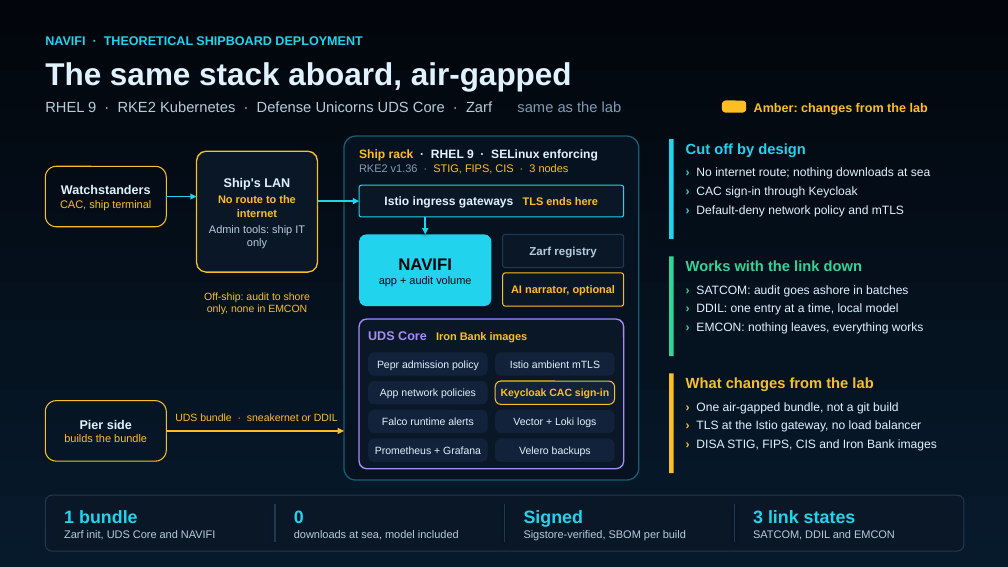
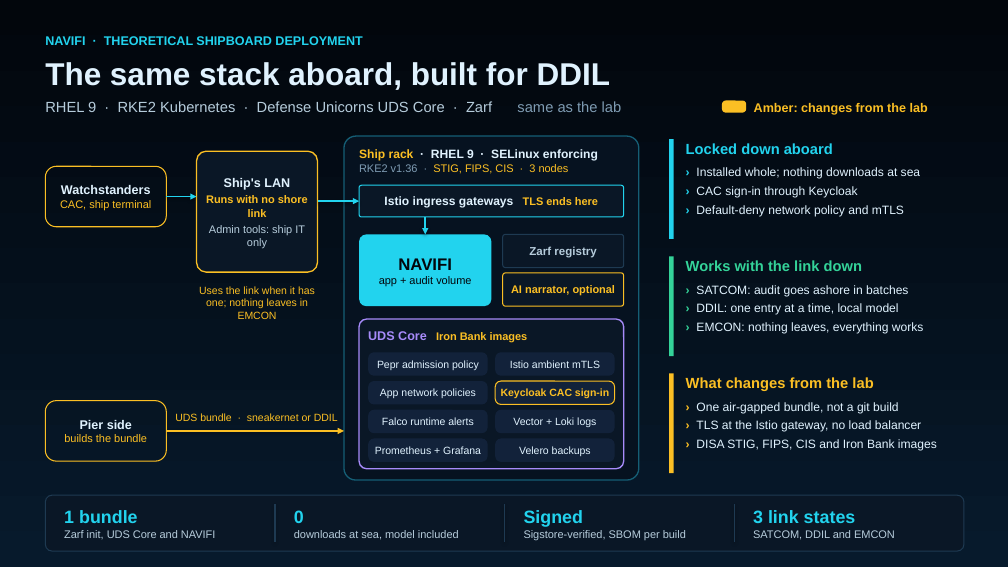
Before and after one commit to bschumacher-uncomn/HAWSIR, a slide deck: slide 12 of docs/slides/NAVIFI_this_week.pptx (slide 10 before the commit). Drawn at 1008x567 pixels with LibreOffice and Linux fonts; fonts in the diff are those of the drawing. Boxes give left, top, right and bottom in pixels: in the first picture for what was removed or moved away, otherwise in the second. Text is boxed around its words. In the diff, an @@ line names an element or a change of style, - is before the commit and + after.

Commit message:
Deck: MBSE, mission engineering and digital thread slides up front; ship slide framed as DDIL, air-gapped install only

```diff
--- a/docs/slides/NAVIFI_this_week.pptx
+++ b/docs/slides/NAVIFI_this_week.pptx
@@ text at [45,62,610,90]: text changed @@
-The same stack aboard, air-gapped
+The same stack aboard, built for DDIL
@@ text at [686,143,833,154]: text changed @@
-Cut off by design
+Locked down aboard
@@ text at [696,167,920,179]: text changed @@
-› No internet route; nothing downloads at sea
+› Installed whole; nothing downloads at sea
@@ text in rounded rectangle at [206,195,308,217]: text changed @@
-No route to the internet
+Runs with no shore link
@@ text at [199,285,315,319]: text changed @@
-Off-ship: audit to shore only, none in EMCON
+Uses the link when it has one; nothing leaves in EMCON
```
Also in this commit, not shown: 2 slides added, 2 other files.
